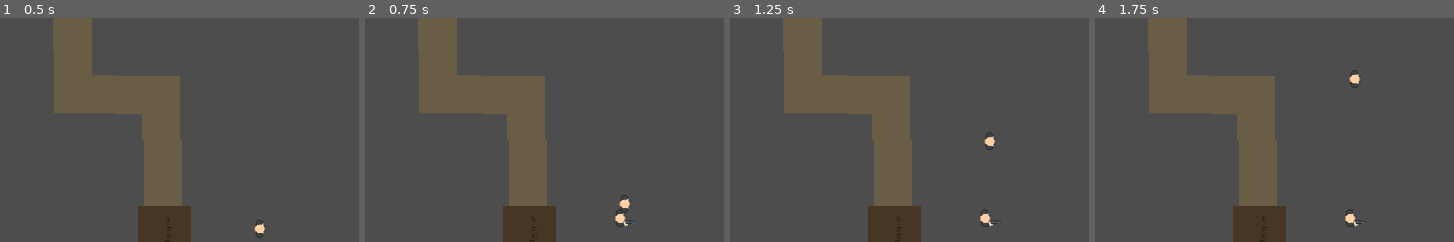
Above: before the commit, frames 1-4 (left to right).
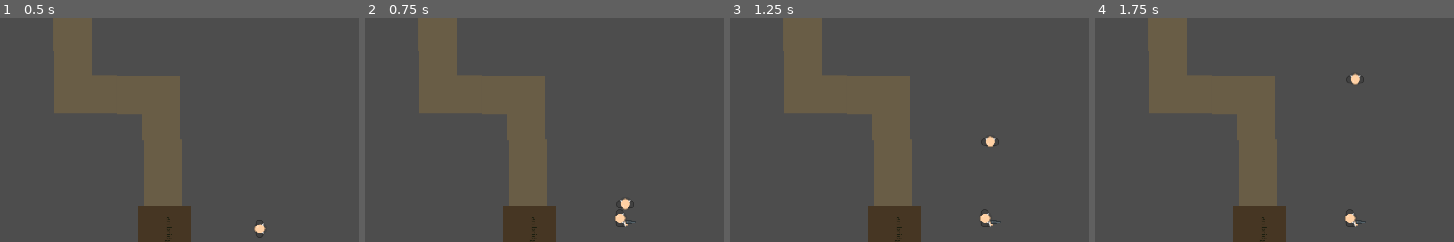
Above: after the commit, the same moments.

Repository: egreenfield323/CS390-group-prototype
Game: Godot game, scene res://GameObjects/enemyPathTrial-COPY.tscn
The game is run twice, just before and just after one commit, with the same random seed, the same clock (stepped at 60 frames per second) and the same inputs. This scene is started directly instead of the project's main scene.
Inputs (mouse positions are % of the whole screen's width and height, from its top left):
- Up to frame 1 (0.5 s): no input
- Up to frame 2 (0.75 s): tap Enter at 0.5 s; move the mouse to (40, 70) at 0.52 s; hold W (move_up) from 0.53 s (still down); tap Space (clone) at 0.6 s
- Up to frame 3 (1.25 s): keep holding W (move_up)
- Up to frame 4 (1.75 s): keep holding W (move_up); move the mouse to (79, 65) at 1.27 s; tap Space (clone) at 1.35 s
The pictures show only the part of the screen within x 32-82%, y 5-55%; the shares and areas given below are measured in that part.

Frame 1 is identical in both runs. In frame 2, less than 0.1% of the frame differs, in the area x 69-75%, y 79-88%; in frame 3, less than 0.1%; in frame 4, less than 0.1%.

Commit message:
Update player.gd

Diff:
--- a/Project/group-prototype/GameObjects/Player/player.gd
+++ b/Project/group-prototype/GameObjects/Player/player.gd
@@ -11,12 +11,16 @@
 
 	if Input.is_action_pressed("move_left"):
 		direction += Vector2.LEFT
+		look_left()
 	if Input.is_action_pressed("move_right"):
 		direction += Vector2.RIGHT
+		look_right()
 	if Input.is_action_pressed("move_up"):
 		direction += Vector2.UP
+		look_up()
 	if Input.is_action_pressed("move_down"):
 		direction += Vector2.DOWN
+		look_down()
 
 	velocity = direction.normalized() * SPEED
 	move_and_slide()
@@ -30,8 +34,21 @@
 	if clone_timer.time_left > 0:
 		return
 
+	if CLONES_NODE == null:
+		print("ERROR: No node specified for variable CLONES_NODE!!!")
+		CLONES_NODE = self
+
 	var clone = CLONE_RESOURCE.instantiate()
 	clone.position = self.global_position
 	CLONES_NODE.add_child(clone)
 
 	clone_timer.start()
+
+func look_up():
+	global_rotation_degrees = 270
+func look_down():
+	global_rotation_degrees = 90
+func look_left():
+	global_rotation_degrees = 180
+func look_right():
+	global_rotation_degrees = 0
